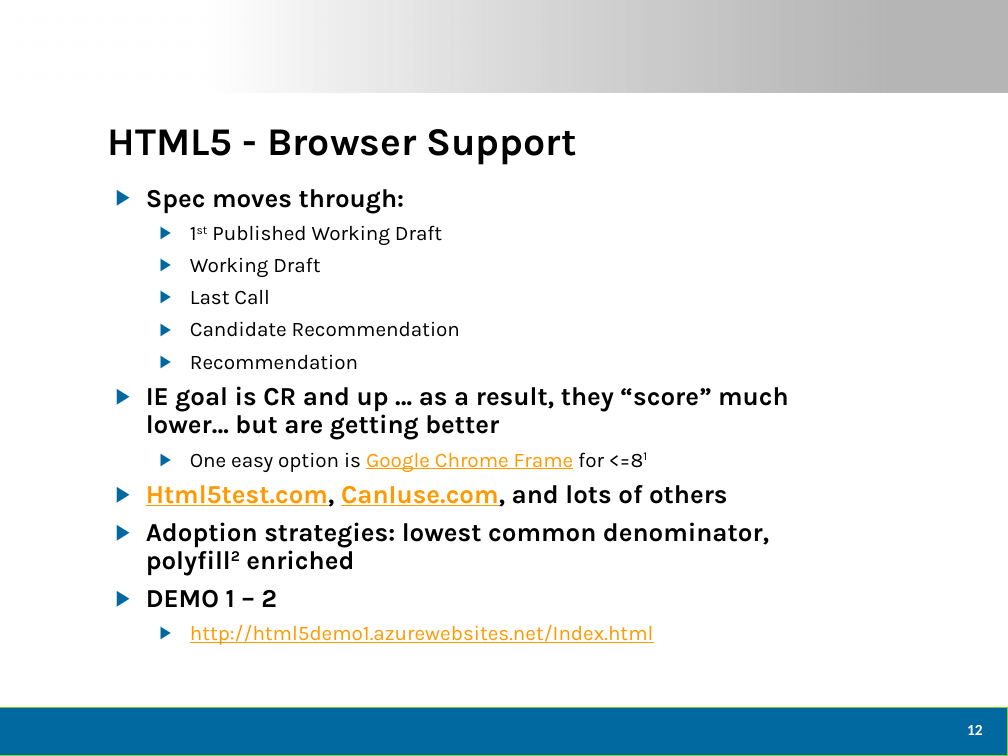
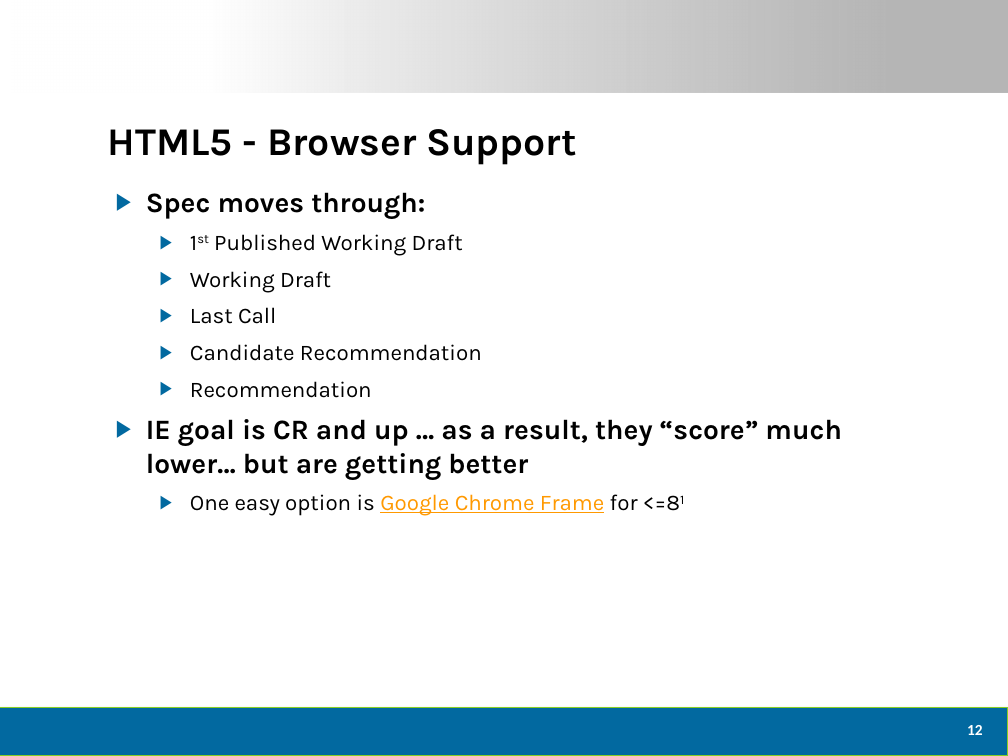
Before and after one commit to dtomyn/HTML5Demo1, a slide deck: slide 13 of Docs/2012 - Live360 Event Review (NEWER).pptx. Drawn at 1008x756 pixels with LibreOffice and Linux fonts; fonts in the diff are those of the drawing; background and template pictures are left out. Boxes give left, top, right and bottom in pixels: in the first picture for what was removed or moved away, otherwise in the second. Text is boxed around its words. In the diff, an @@ line names an element or a change of style, - is before the commit and + after.

```diff
--- a/Docs/2012 - Live360 Event Review (NEWER).pptx
+++ b/Docs/2012 - Live360 Event Review (NEWER).pptx
@@ text "Spec moves through:" at (x1=146, y1=192, x2=841, y2=516): size 18.5 to 20 pt in "Spec moves through:", "IE goal is CR and up … ..."; size 14.8 to 16 pt in "1st Published Working Draft", "Working Draft", "Last Call", "Candidate Recommendation" and 2 more places; line spacing 0.9 to 1 @@
@@ text at (x1=146, y1=485, x2=769, y2=645): paragraphs removed @@
-▶ Html5test.com, CanIuse.com, and lots of others
-▶ Adoption strategies: lowest common denominator, polyfill2 enriched
-▶ DEMO 1 – 2
-  ▶ http://html5demo1.azurewebsites.net/Index.html
```
Also in this commit, not shown: 10 other slides changed, 1 slide added, 2 slides removed, 5 other files.
